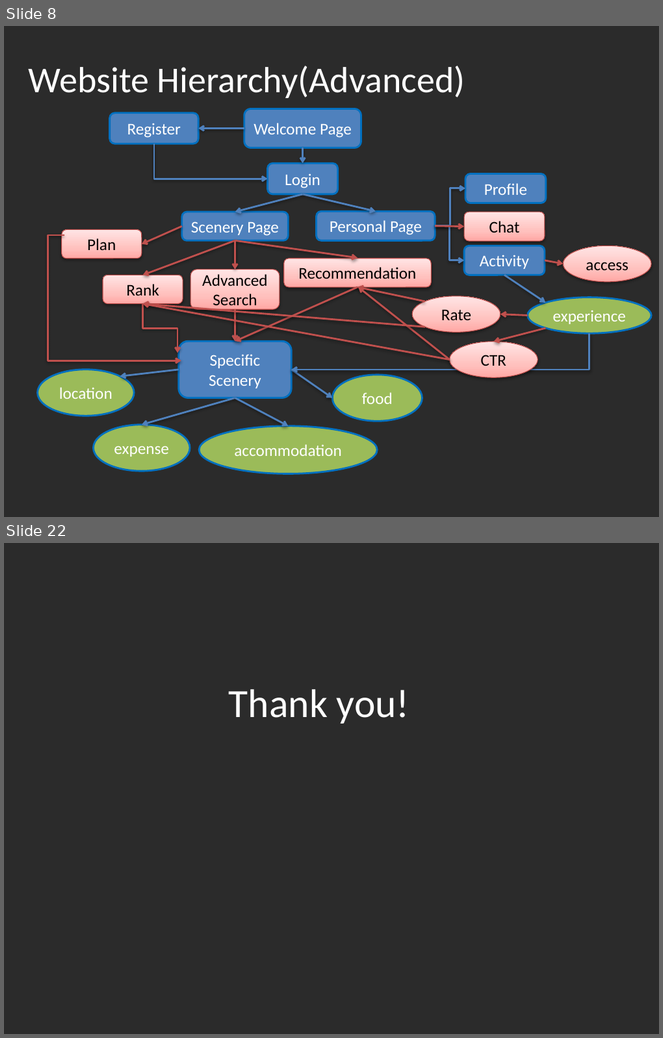
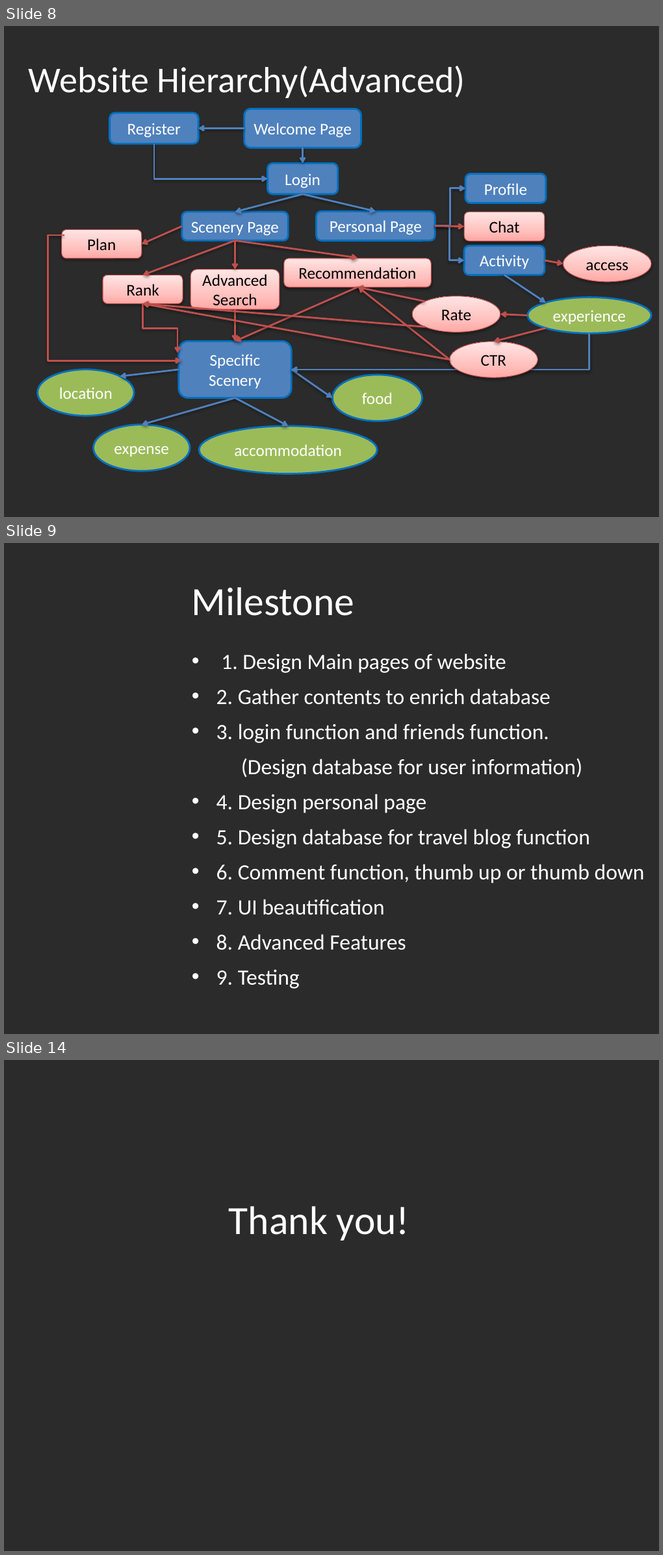
Before and after one commit to fighteriris/512_Final, a slide deck: 512副本.pptx. Shown one above the other, each under a label of ours: slides 8 and 22 before the commit, slides 8, 9 and 14 after it; the slides between them are not shown. The pictures are 663x1038 and 663x1555 pixels, drawn with LibreOffice and Linux fonts; fonts in the diff are those of the drawing; background and template pictures are left out; a plain dark background stands for a picture behind light text. Boxes give left, top, right and bottom in pixels: in the first picture for what was removed or moved away, otherwise in the second. Text is boxed around its words. In the diff, an @@ line names an element or a change of style, - is before the commit and + after.

```diff
--- a/512副本.pptx
+++ b/512副本.pptx
@@ slide 9 added at <box>4,543,659,1034</box>, background picture (left out) @@
@@ title added at <box>192,587,354,616</box>, 44 pt, text #FFFFFF @@
+Milestone
@@ text added at <box>217,653,645,951</box>, 24 pt, text #FFFFFF @@
+• 1. Design Main pages of website
+• 2. Gather contents to enrich database
+• 3. login function and friends function.
+(Design database for user information)
+• 4. Design personal page
+• 5. Design database for travel blog function
+• 6. Comment function, thumb up or thumb down
+• 7. UI beautification
+• 8. Advanced Features
+• 9. Testing
@@ what was slide 22 is now slide 14 @@
```
Also in this commit, not shown: 1 slide changed, 3 other slides added, 12 slides removed.
